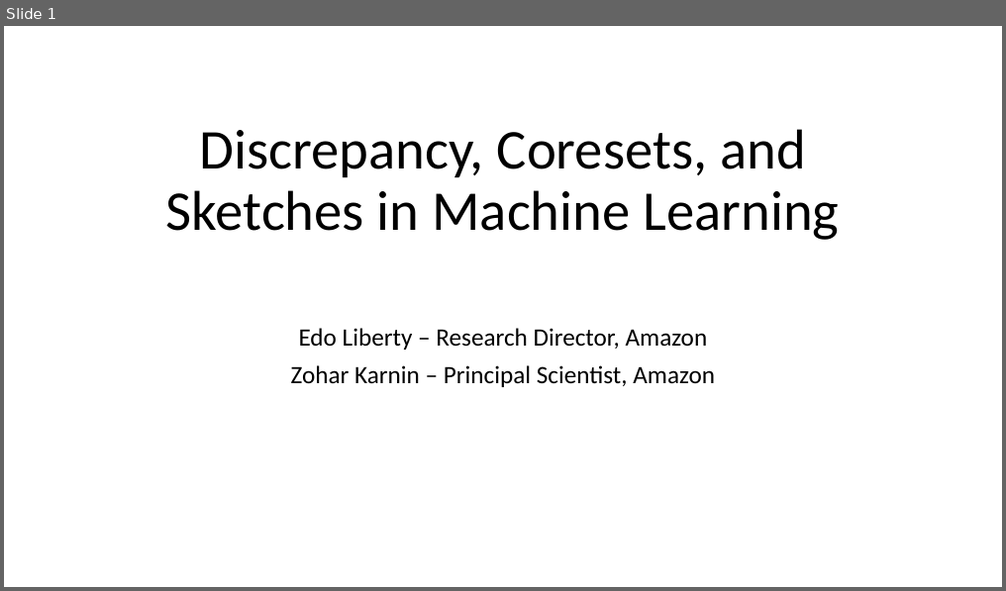
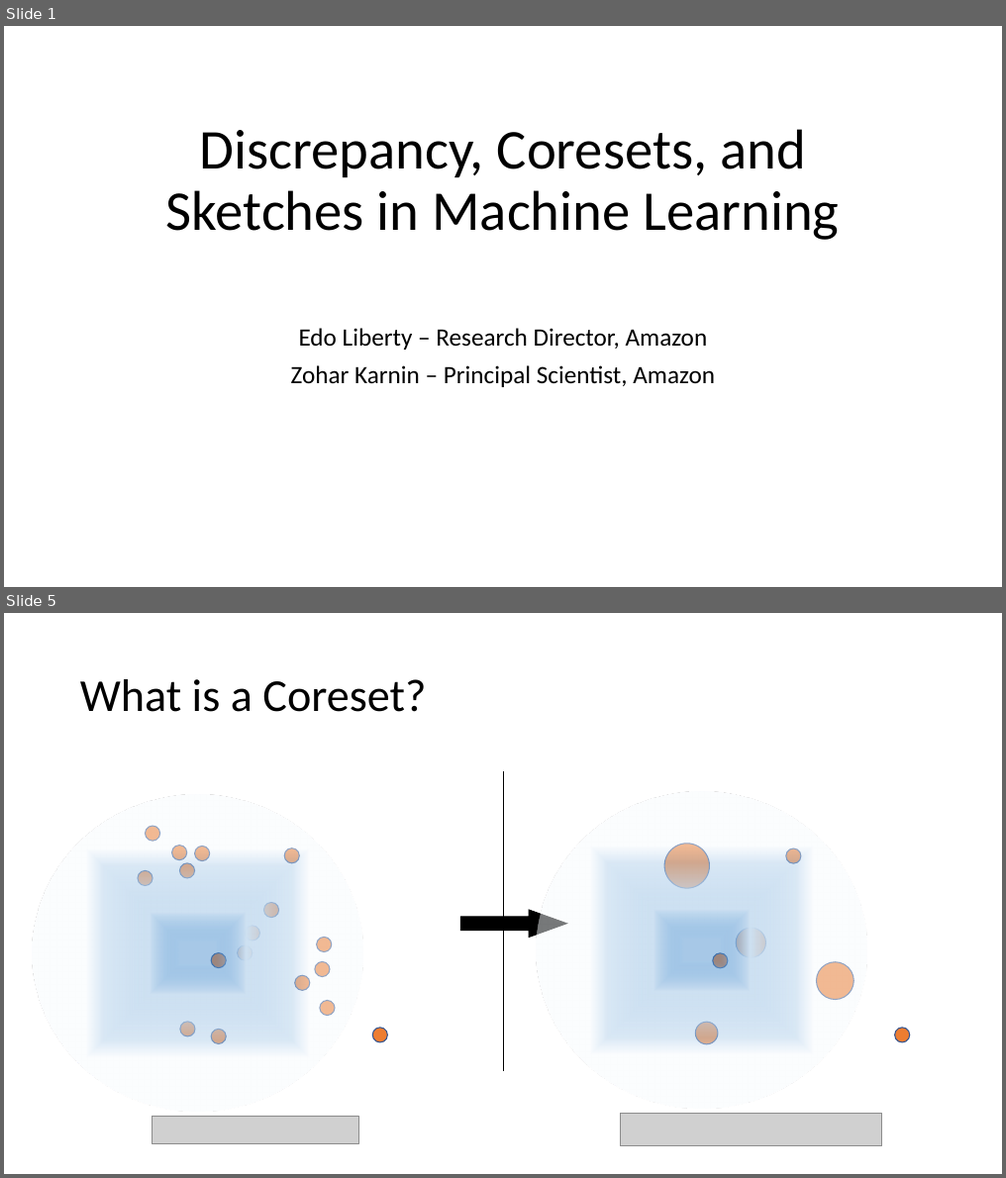
Before and after one commit to zkarnin/density_sketch, a slide deck: presentation.pptx. Shown one above the other, each under a label of ours: slide 1 before the commit, slides 1 and 5 after it; the slides between them are not shown. The pictures are 1006x591 and 1006x1178 pixels, drawn with LibreOffice and Linux fonts; fonts in the diff are those of the drawing; grey boxes stand for pictures. Boxes give left, top, right and bottom in pixels: in the first picture for what was removed or moved away, otherwise in the second. Text is boxed around its words. In the diff, an @@ line names an element or a change of style, - is before the commit and + after.

```diff
--- a/presentation.pptx
+++ b/presentation.pptx
@@ slide 5 added at [4,613,1002,1174], background #FFFFFF @@
@@ title added at [80,679,426,712], 44 pt, text #000000 @@
+What is a Coreset?
@@ line added from (503, 771) to (503, 1071), #000000 0.5 pt @@
@@ ellipse added at [32,795,362,1112], fill gradient #488FD0 to #CEE1F2 to #B5D2EC to #F7FAFD @@
@@ ellipse added at [537,792,867,1109], fill gradient #488FD0 to #CEE1F2 to #B5D2EC to #F7FAFD @@
@@ ellipse added at [146,827,160,842], fill #ED7D31, outline #325491 1 pt @@
@@ ellipse added at [171,845,187,861], fill #ED7D31, outline #325491 1 pt @@
@@ ellipse added at [195,847,210,861], fill #ED7D31, outline #325491 1 pt @@
@@ ellipse added at [285,849,300,863], fill #ED7D31, outline #325491 1 pt @@
@@ ellipse added at [664,844,709,888], fill #ED7D31, outline #325491 1 pt @@
@@ ellipse added at [786,849,801,863], fill #ED7D31, outline #325491 1 pt @@
@@ ellipse added at [138,871,152,886], fill #ED7D31, outline #325491 1 pt @@
@@ ellipse added at [180,863,195,878], fill #ED7D31, outline #325491 1 pt @@
@@ ellipse added at [263,903,279,918], fill #ED7D31, outline #325491 1 pt @@
@@ ellipse added at [245,926,260,941], fill #ED7D31, outline #325491 1 pt @@
@@ ellipse added at [317,937,332,953], fill #ED7D31, outline #325491 1 pt @@
@@ right arrow added at [461,910,567,937], fill #000000, outline #000000 1 pt @@
@@ ellipse added at [737,928,766,959], fill #ED7D31, outline #325491 1 pt @@
@@ ellipse added at [211,953,227,967], fill #ED7D31, outline #325491 1 pt @@
@@ ellipse added at [238,946,252,960], fill #ED7D31, outline #325491 1 pt @@
@@ ellipse added at [315,961,330,977], fill #ED7D31, outline #325491 1 pt @@
@@ ellipse added at [713,954,728,968], fill #ED7D31, outline #325491 1 pt @@
@@ ellipse added at [816,962,853,1000], fill #ED7D31, outline #325491 1 pt @@
@@ ellipse added at [295,976,310,991], fill #ED7D31, outline #325491 1 pt @@
@@ ellipse added at [180,1022,195,1037], fill #ED7D31, outline #325491 1 pt @@
@@ ellipse added at [320,1001,335,1016], fill #ED7D31, outline #325491 1 pt @@
@@ ellipse added at [372,1028,387,1043], fill #ED7D31, outline #325491 1 pt @@
@@ ellipse added at [696,1023,718,1045], fill #ED7D31, outline #325491 1 pt @@
@@ ellipse added at [895,1028,910,1043], fill #ED7D31, outline #325491 1 pt @@
@@ ellipse added at [211,1029,227,1045], fill #ED7D31, outline #325491 1 pt @@
@@ picture added at [152,1116,358,1145] @@
@@ picture added at [620,1113,882,1146] @@
```
Also in this commit, not shown: 5 slides changed, 2 other slides added, 1 slide removed.
